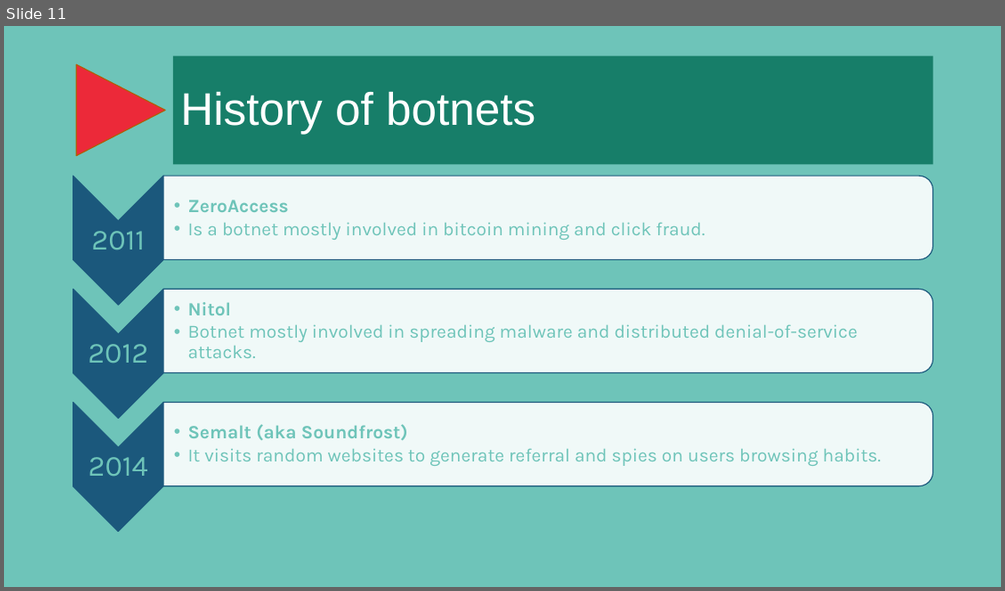
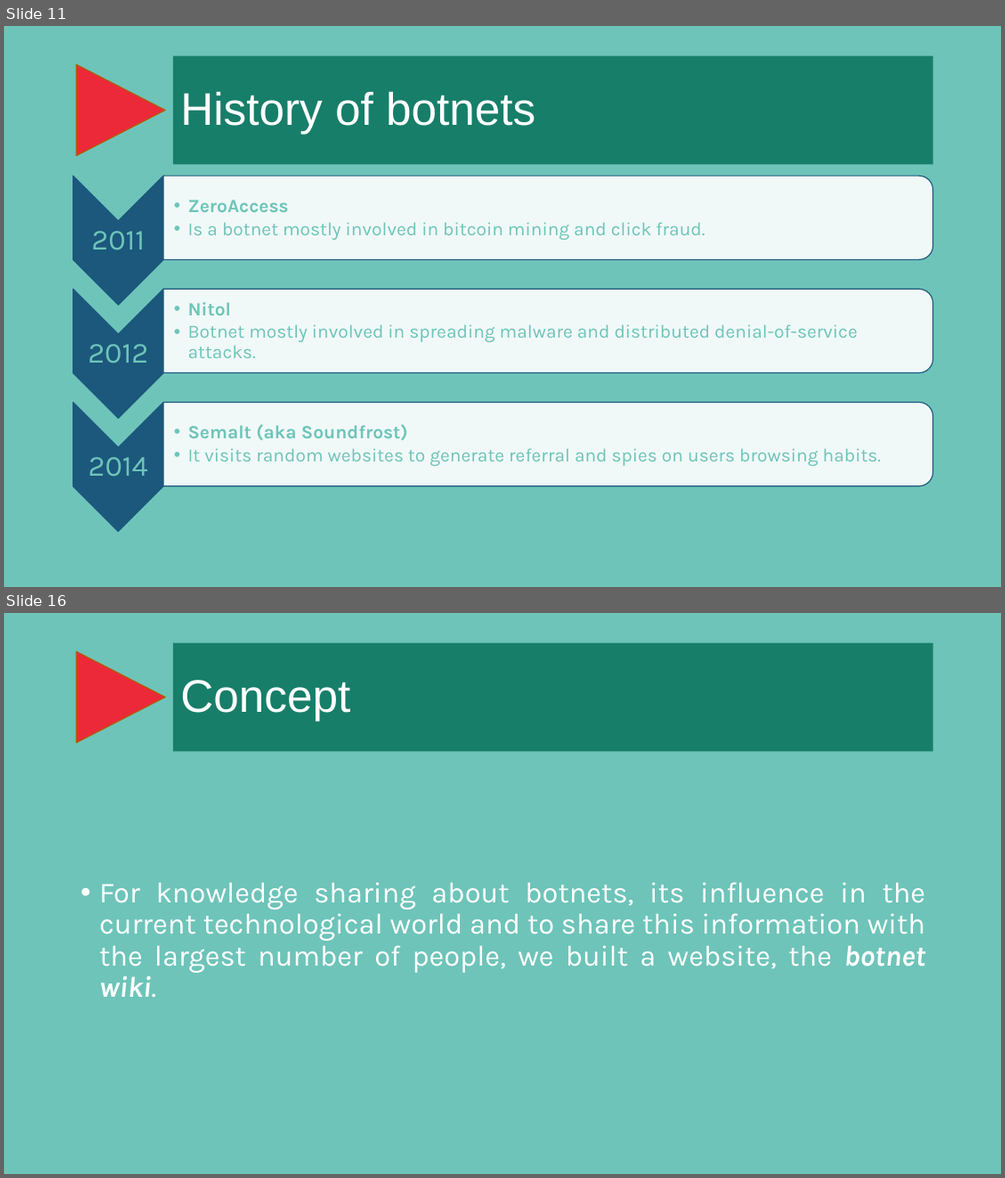
Before and after one commit to jpdias/botnet-lab, a slide deck: report/A hands-on approach on botnets.pptx. Shown one above the other, each under a label of ours: slide 11 before the commit, slides 11 and 16 after it; the slides between them are not shown. The pictures are 1005x591 and 1005x1178 pixels, drawn with LibreOffice and Linux fonts; fonts in the diff are those of the drawing; background and template pictures are left out. Boxes give left, top, right and bottom in pixels: in the first picture for what was removed or moved away, otherwise in the second. Text is boxed around its words. In the diff, an @@ line names an element or a change of style, - is before the commit and + after.

```diff
--- a/report/A hands-on approach on botnets.pptx
+++ b/report/A hands-on approach on botnets.pptx
@@ slide 16 added at [4, 613, 1001, 1174], background #6EC4B9; not listed: 1 template element that a slide beside it also shows @@
@@ title added at [173, 643, 933, 751], fill #177E69, 44 pt, text #FFFFFF @@
+Concept
@@ text added at [99, 882, 926, 997], 28 pt, text #FFFFFF @@
+• For knowledge sharing about botnets, its influence in the current technological world and to share this information with the largest number of people, we built a website, the botnet wiki.
```
Also in this commit, not shown: 2 slides changed, 14 other slides added, 2 slides removed.
